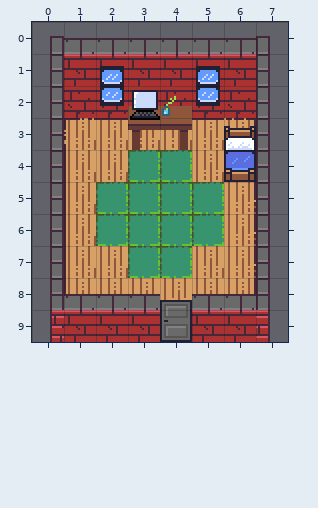
One commit to this Tiled map: src/assets/tilemaps/pipsHouseMap.tmx. Above: the version before the commit.
Cells are 16x16 px. Shown: x 0..7, y 0..9.
And afterwards:
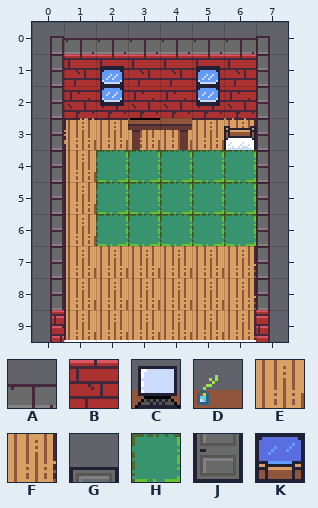
Key: from "pigeonburghTileset": A 0, B 8, C 20, D 21, E 33, F 34, G 48, H 54, J 56, K 57.
_ is an empty cell, # one hidden under a higher layer.
From the commit log: Logic for interactive zones && pip upgrade
Edits made:
Layer "below":
y 4: x 2 E -> H; x 5..6 E# -> HH
y 5..6: x 6 F -> H
y 7: x 3..4 HH -> EE
Layer "above" (now hidden):
y 2: x 3..4 CD -> __
y 4: x 6 K -> _
y 8: x 1..6 AAAGAA -> ______
y 9: x 1..6 BBBJBB -> ______
Pixel boxes of the changes (left, top, right, bottom) in both pictures:
removed: (128, 90, 192, 118)
changed: (96, 150, 128, 182)
changed: (192, 150, 256, 246)
changed: (64, 246, 256, 342)
